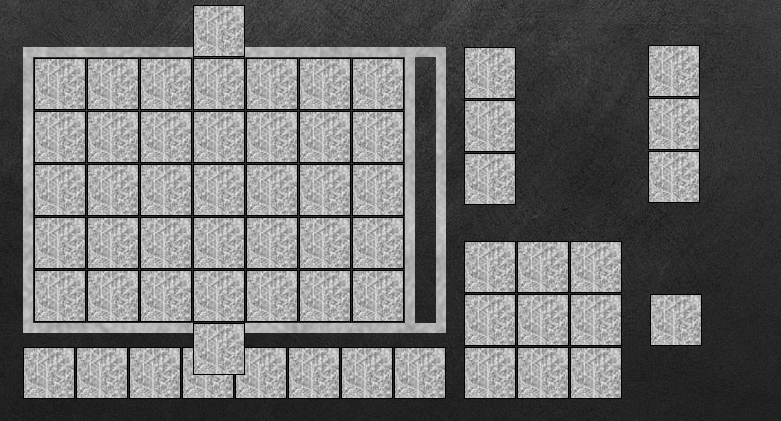
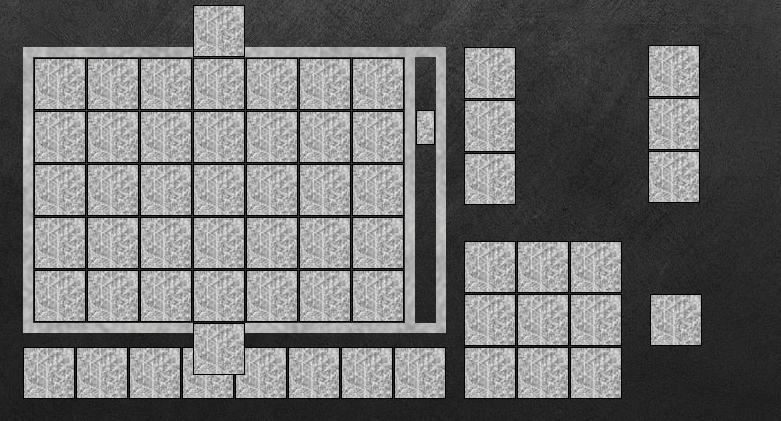
Before/after of a w=781, h=421 layered artwork. What changed in the layer stack:
added layer "Layer 11(pasted)" above "guide" over bbox(416, 110, 435, 145)
painted on "inventory" over bbox(416, 110, 435, 145)
painted on "equip" over bbox(416, 110, 435, 145)
painted on "border.png" over bbox(416, 110, 435, 145)
painted on "dark textures desktop wallpaper download dark textures wallpaper in hd.jpg" over bbox(416, 110, 435, 145)
